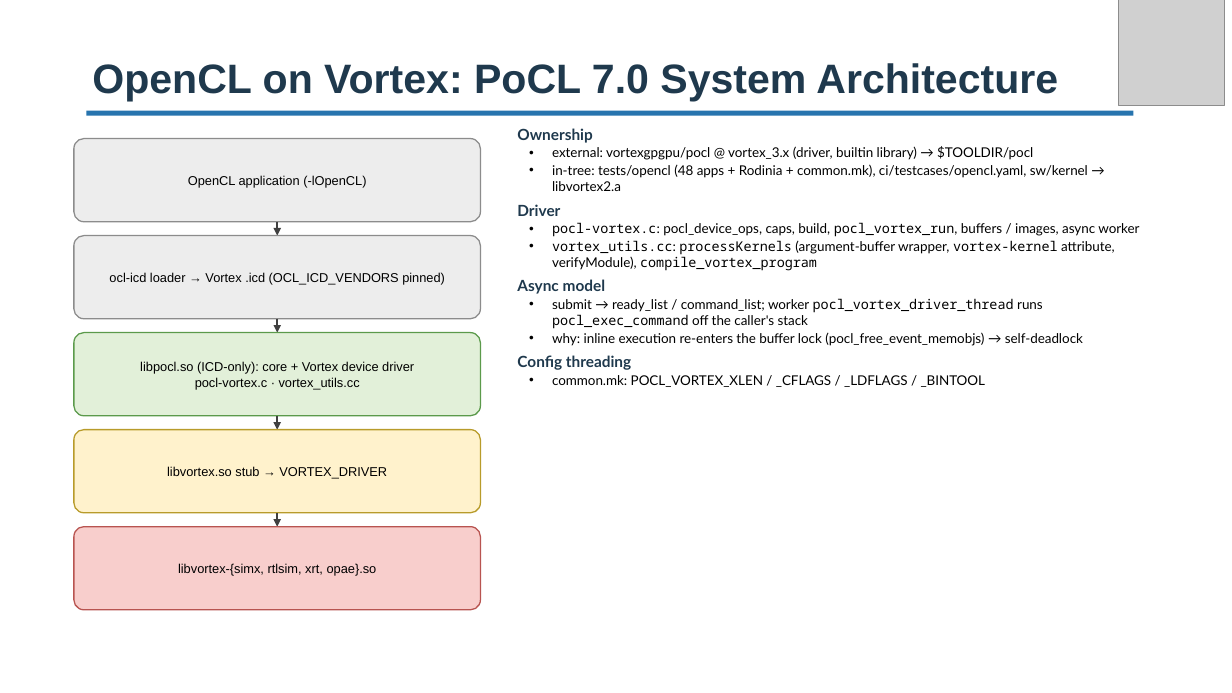
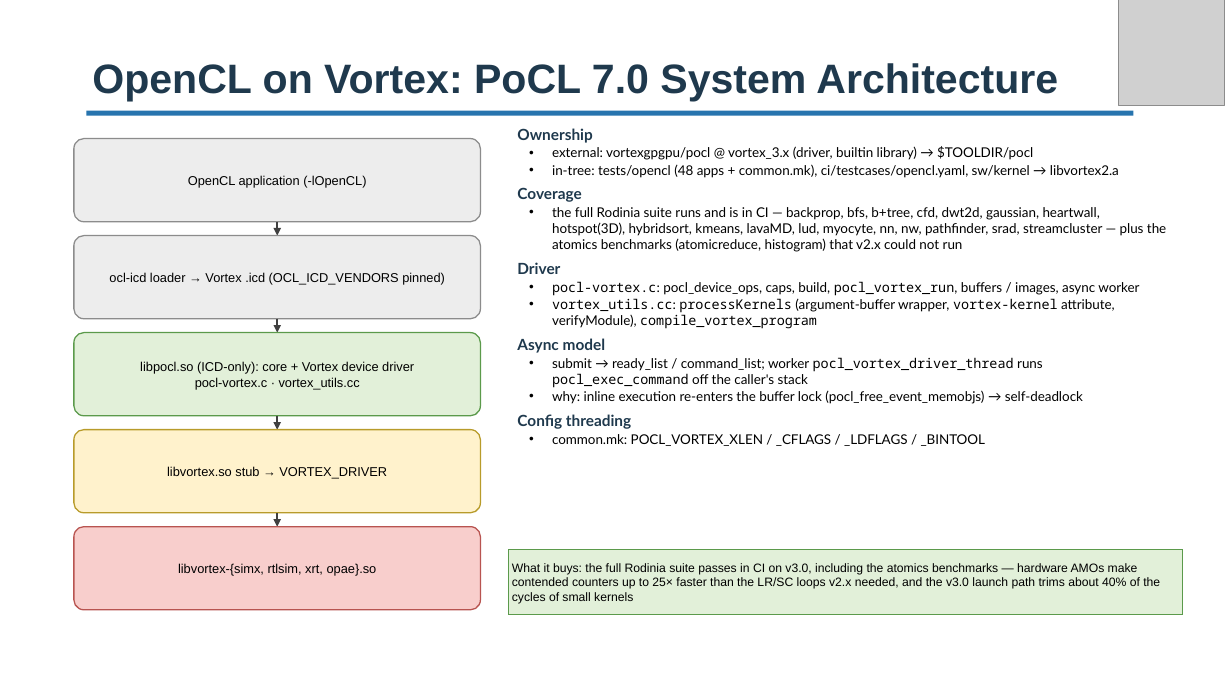
Before and after one commit to vortexgpgpu/vortex_tutorials, a slide deck: slide 13 of Slides_MICRO59/3.vortex_v3_software_stack.pptx (slide 11 before the commit). Drawn at 1232x693 pixels with LibreOffice and Linux fonts; fonts in the diff are those of the drawing; grey boxes stand for pictures; background and template pictures are left out. Boxes give left, top, right and bottom in pixels: in the first picture for what was removed or moved away, otherwise in the second. Text is boxed around its words. In the diff, an @@ line names an element or a change of style, - is before the commit and + after.

```diff
--- a/Slides_MICRO59/3.vortex_v3_software_stack.pptx
+++ b/Slides_MICRO59/3.vortex_v3_software_stack.pptx
@@ text at [552,164,1166,252]: text changed @@
-  • in-tree: tests/opencl (48 apps + Rodinia + common.mk), ci/testcases/opencl.yaml, sw/kernel → libvortex2.a
+  • in-tree: tests/opencl (48 apps + common.mk), ci/testcases/opencl.yaml, sw/kernel → libvortex2.a
+Coverage
+  • the full Rodinia suite runs and is in CI — backprop, bfs, b+tree, cfd, dwt2d, gaussian, heartwall, hotspot(3D), hybridsort, kmeans, lavaMD, lud, myocyte, nn, nw, pathfinder, srad, streamcluster — plus the atomics benchmarks (atomicreduce, histogram) that v2.x could not run
@@ rectangle added at [508,550,1183,615], fill #E2F0D9, outline #5B9A4B 1 pt, 9.5 pt, text #000000 @@
+What it buys: the full Rodinia suite passes in CI on v3.0, including the atomics benchmarks — hardware AMOs make contended counters up to 25× faster than the LR/SC loops v2.x needed, and the v3.0 launch path trims about 40% of the cycles of small kernels
```
Also in this commit, not shown: 9 other slides changed, 3 slides added, 1 slide removed, 4 other files.
